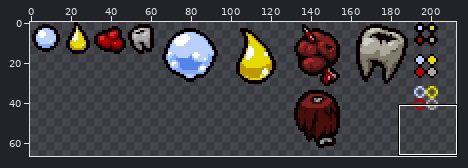
File history of a pixel-art file, resources/gfx/it_picks/points.aseprite. Above: a wide view before the commit, with the close-up outlined.
Close-up. Old version:
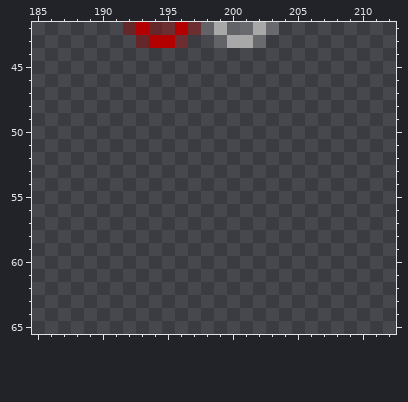
239x96 pixels, 1 frame. Shown: x 185..212, y 42..65. The wide view leaves out empty margins.
After:
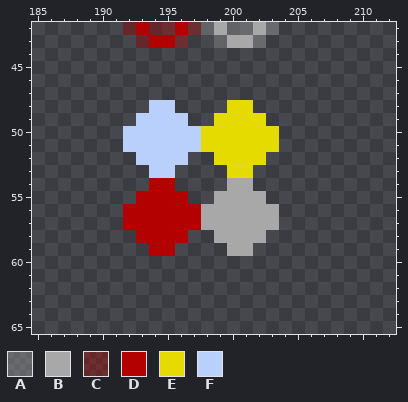
Palette (. is transparent): A #a8a8a85b  B #a8a8a8  C #b300005b  D #b30000  E #e5db00  F #b9cffc
Difference:
Layer "Layer":
There is now colour B in row 54 at x 200 to 201; in row 55 at x 199 to 202; in rows 56 to 57 at x 198 to 203; in row 58 at x 199 to 202; in row 59 at x 200 to 201.
There is now colour D in row 54 at x 194 to 195; in row 55 at x 193 to 196; in rows 56 to 57 at x 192 to 197; in row 58 at x 193 to 196; in row 59 at x 194 to 195.
There is now colour E in row 48 at x 200 to 201; in row 49 at x 199 to 202; in rows 50 to 51 at x 198 to 203; in row 52 at x 199 to 202; in row 53 at x 200 to 201.
There is now colour F in row 48 at x 194 to 195; in row 49 at x 193 to 196; in rows 50 to 51 at x 192 to 197; in row 52 at x 193 to 196; in row 53 at x 194 to 195.
Pixel boxes of the changes (left, top, right, bottom) in both close-ups:
added: (123, 100, 279, 256)
